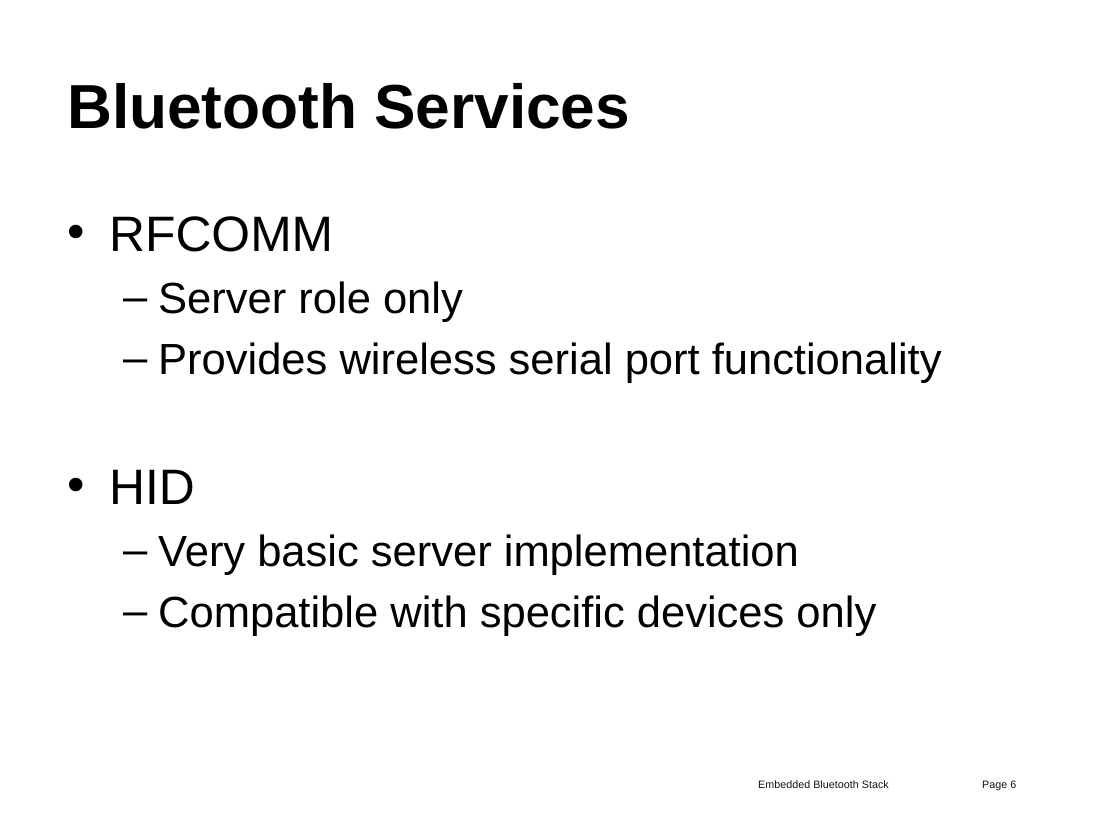
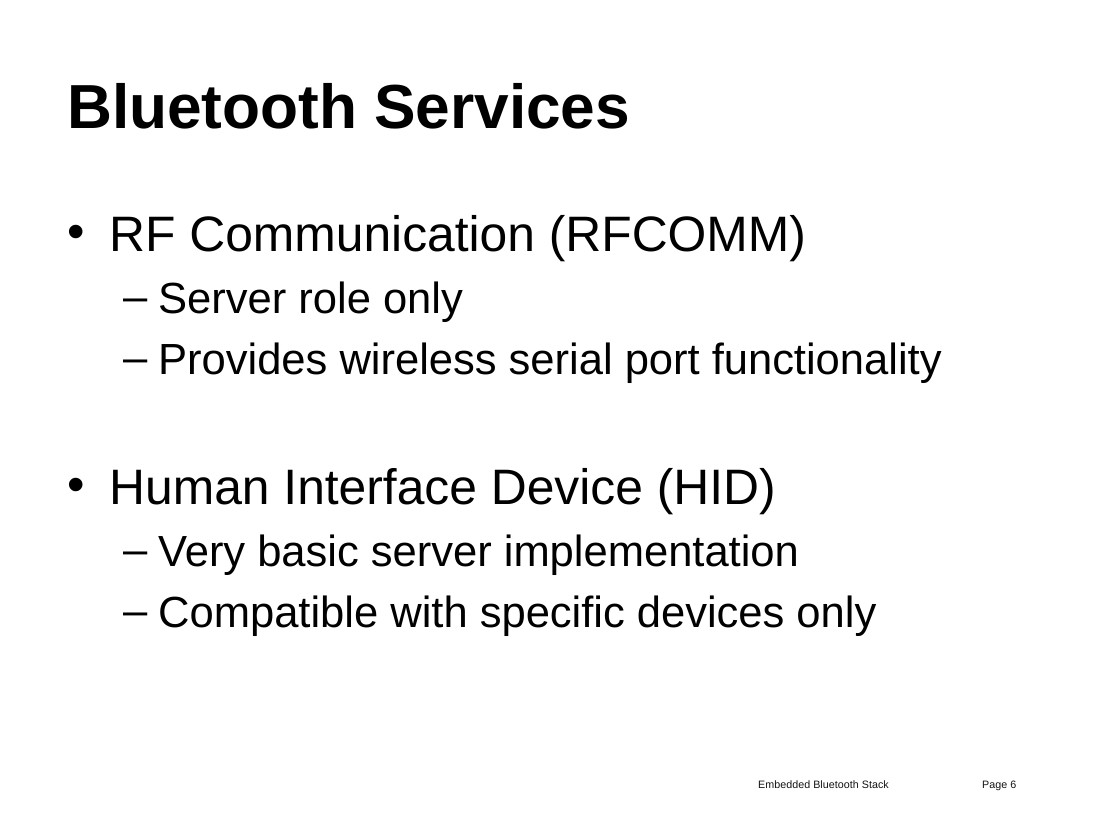
Before and after one commit to abcminiuser/explorerbot, a slide deck: slide 6 of End Year Presentation.pptx. Drawn at 1120x840 pixels with LibreOffice and Linux fonts; fonts in the diff are those of the drawing; background and template pictures are left out. Boxes give left, top, right and bottom in pixels: in the first picture for what was removed or moved away, otherwise in the second. Text is boxed around its words. In the diff, an @@ line names an element or a change of style, - is before the commit and + after.

```diff
--- a/End Year Presentation.pptx
+++ b/End Year Presentation.pptx
@@ text at bbox=[109, 215, 806, 261]: text changed @@
-• RFCOMM
+• RF Communication (RFCOMM)
@@ text at bbox=[109, 468, 776, 514]: text changed @@
-• HID
+• Human Interface Device (HID)
```
Also in this commit, not shown: 2 other slides changed.
